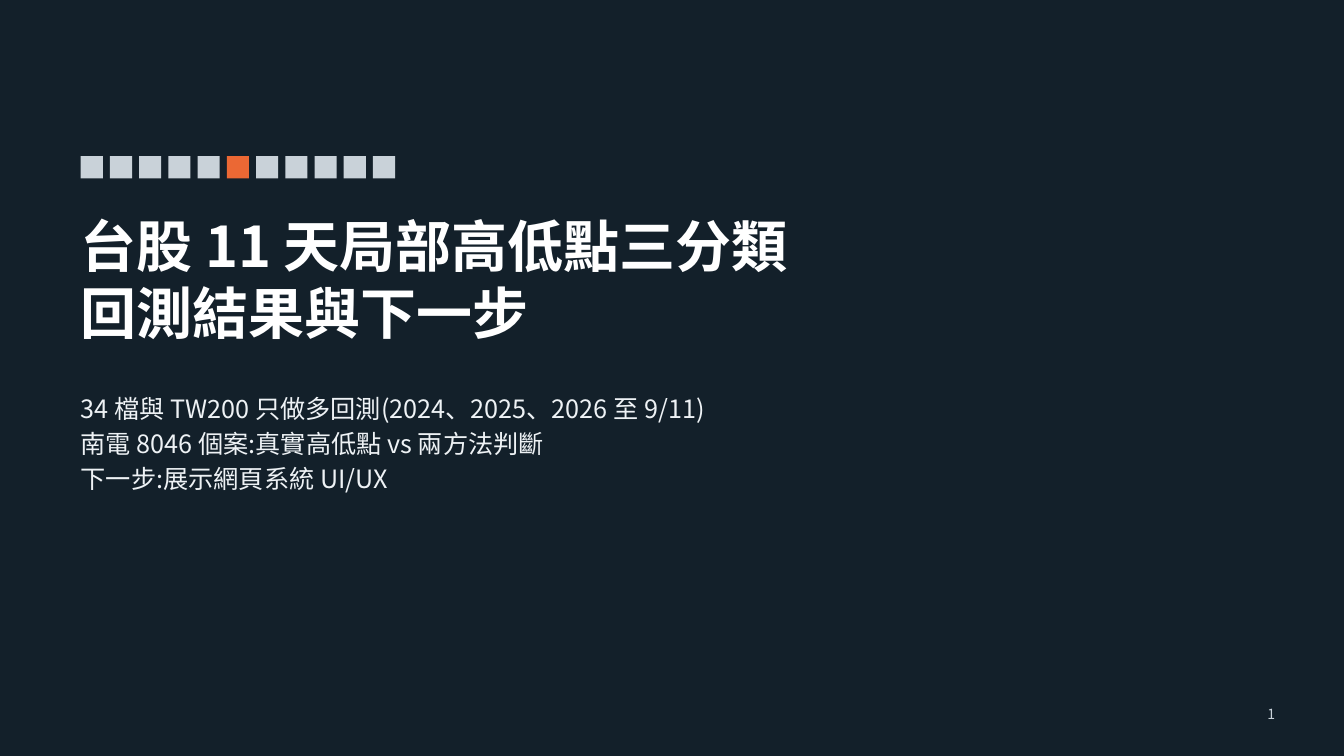
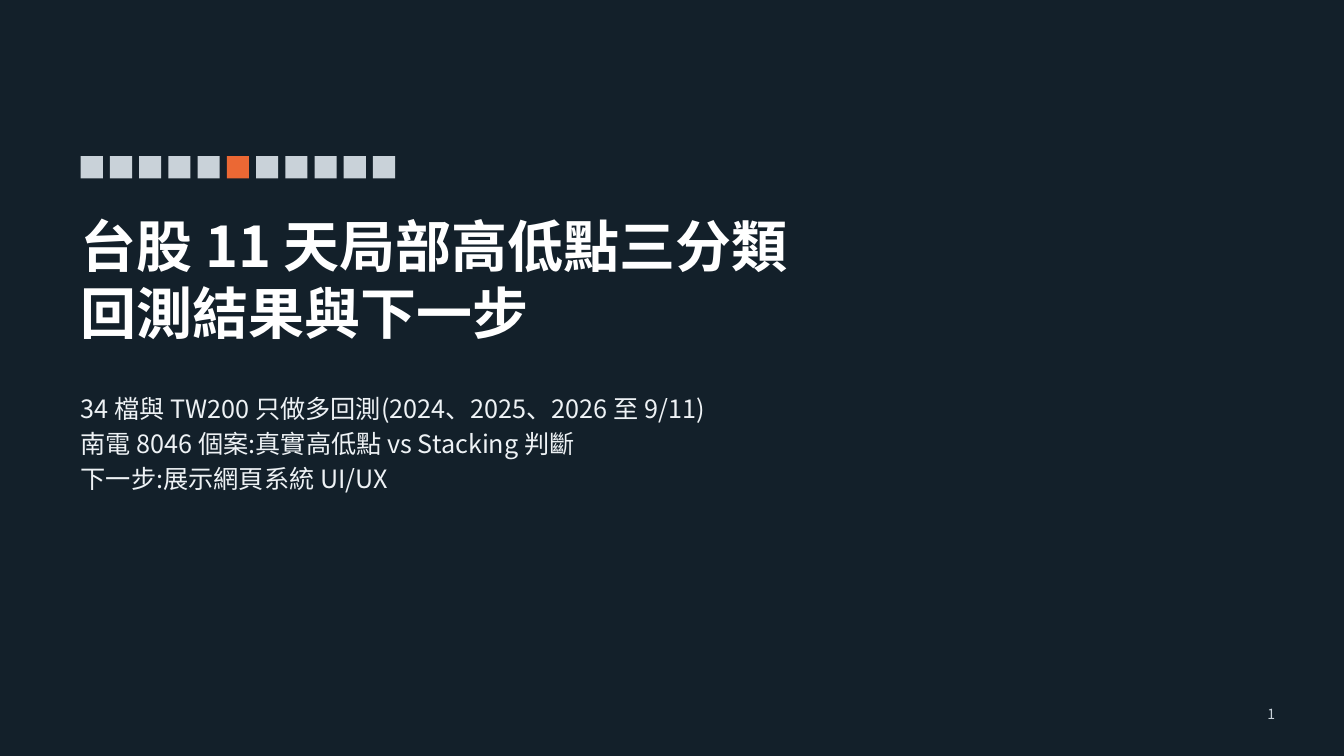
Before and after one commit to alextixu/fcukproject, a slide deck: slide 1 of method_kline_peak/report/kline_peak_report.pptx. Drawn at 1344x756 pixels with LibreOffice and Linux fonts; fonts in the diff are those of the drawing. Boxes give left, top, right and bottom in pixels: in the first picture for what was removed or moved away, otherwise in the second. Text is boxed around its words. In the diff, an @@ line names an element or a change of style, - is before the commit and + after.

```diff
--- a/method_kline_peak/report/kline_peak_report.pptx
+++ b/method_kline_peak/report/kline_peak_report.pptx
@@ text at [81, 432, 574, 459]: text changed @@
-南電 8046 個案:真實高低點 vs 兩方法判斷
+南電 8046 個案:真實高低點 vs Stacking 判斷
```
Also in this commit, not shown: 8 other slides changed, 2 slides added, 3 slides removed, 7 other files.
